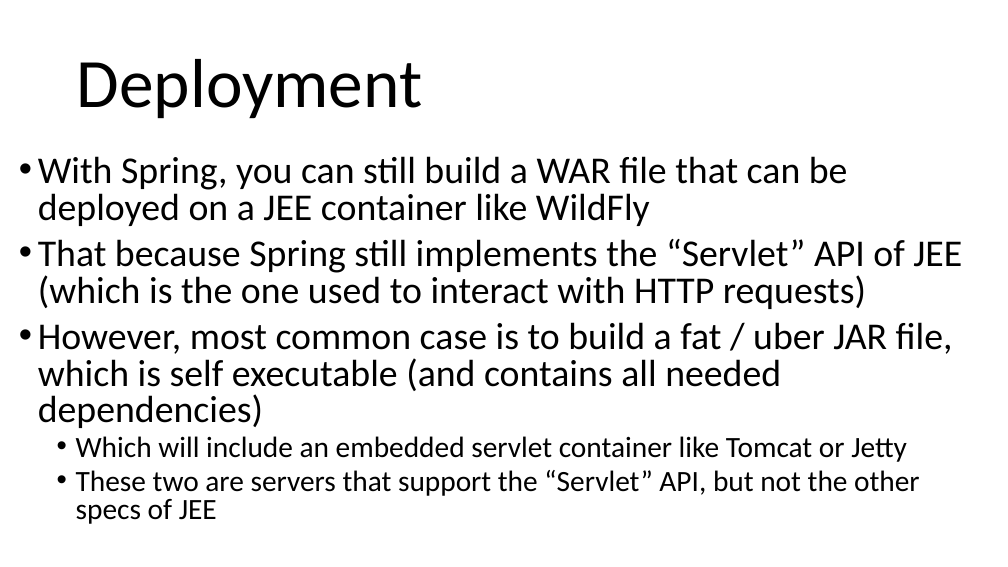
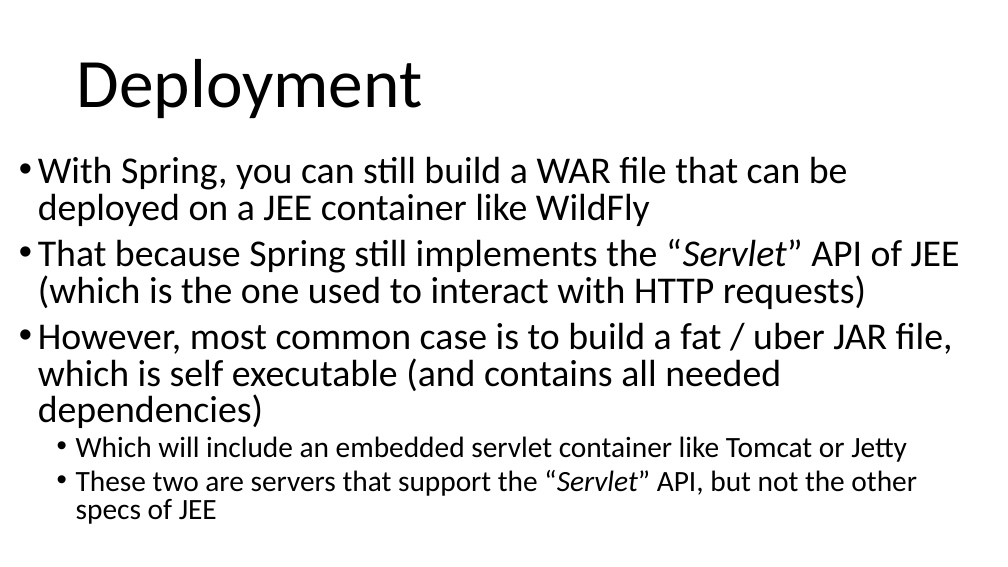
Before and after one commit to arcuri82/testing_security_development_enterprise_systems, a slide deck: slide 7 of doc/intro/slides/lesson_08_spring.pptx. Drawn at 1008x567 pixels with LibreOffice and Linux fonts; fonts in the diff are those of the drawing. Boxes give left, top, right and bottom in pixels: in the first picture for what was removed or moved away, otherwise in the second. Text is boxed around its words. In the diff, an @@ line names an element or a change of style, - is before the commit and + after.

```diff
--- a/doc/intro/slides/lesson_08_spring.pptx
+++ b/doc/intro/slides/lesson_08_spring.pptx
@@ text at [38,239,960,524]: italic on in "“Servlet”", "“Servlet”" @@
```
Also in this commit, not shown: 2 other slides changed, 8 other files.
